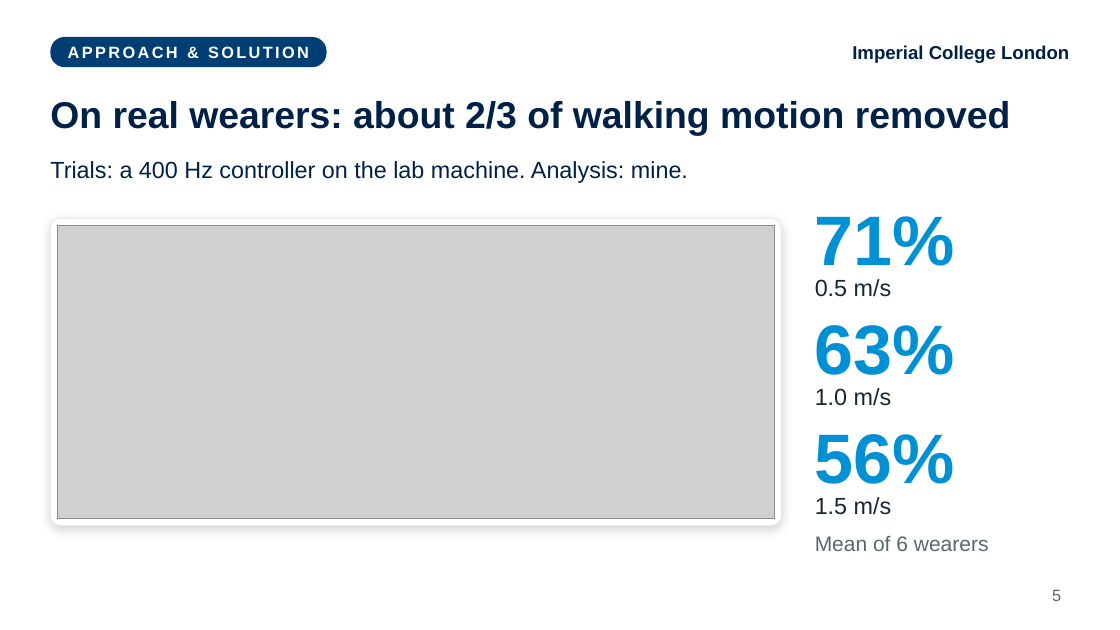
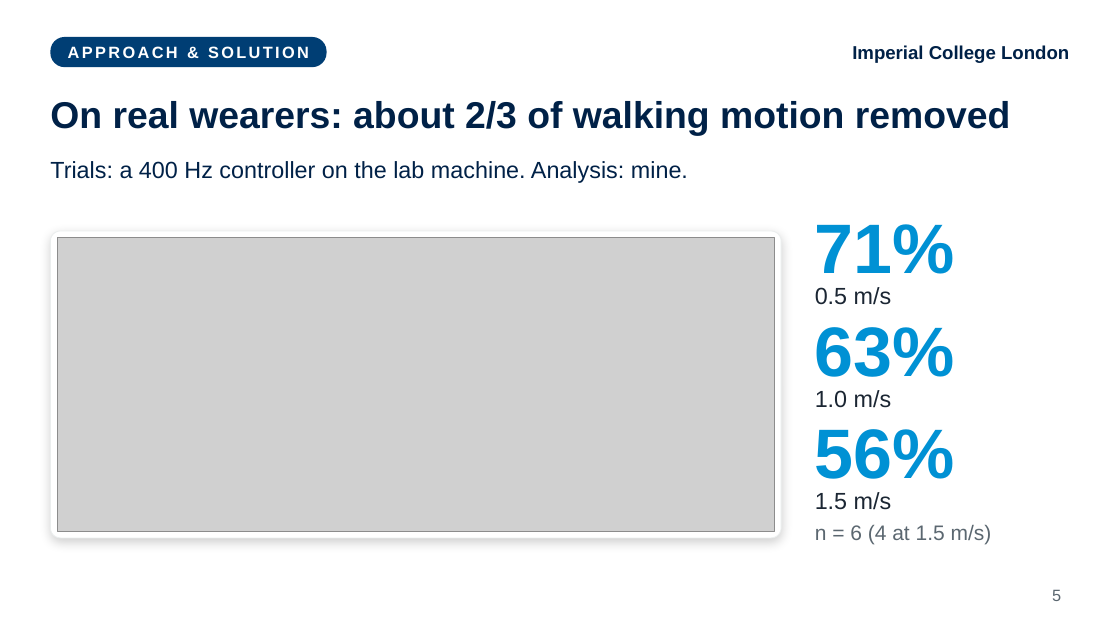
Before and after one commit to fechachris4/HumanSL_MAIN, a slide deck: slide 5 of presentation/World_Stable_Supernumerary_Effectors_Akabueze.pptx. Drawn at 1120x630 pixels with LibreOffice and Linux fonts; fonts in the diff are those of the drawing; grey boxes stand for pictures. Boxes give left, top, right and bottom in pixels: in the first picture for what was removed or moved away, otherwise in the second. Text is boxed around its words. In the diff, an @@ line names an element or a change of style, - is before the commit and + after.

```diff
--- a/presentation/World_Stable_Supernumerary_Effectors_Akabueze.pptx
+++ b/presentation/World_Stable_Supernumerary_Effectors_Akabueze.pptx
@@ rounded rectangle: place and size @@
-rounded rectangle at bbox=[50, 218, 781, 525]
+rounded rectangle at bbox=[50, 231, 781, 538]
@@ picture: place and size @@
-picture at bbox=[57, 225, 775, 518]
+picture at bbox=[57, 238, 775, 531]
@@ text "71%": place and size @@
-text "71%" at bbox=[815, 216, 955, 266]
+text "71%" at bbox=[815, 224, 955, 274]
@@ text "0.5 m/s": place and size @@
-text "0.5 m/s" at bbox=[815, 279, 892, 297]
+text "0.5 m/s" at bbox=[815, 287, 892, 305]
@@ text "56%": place and size @@
-text "56%" at bbox=[815, 434, 955, 484]
+text "56%" at bbox=[815, 429, 955, 479]
@@ text "1.5 m/s": place and size @@
-text "1.5 m/s" at bbox=[815, 497, 892, 515]
+text "1.5 m/s" at bbox=[815, 492, 892, 510]
@@ text at bbox=[815, 525, 992, 545]: text changed @@
-Mean of 6 wearers
+n = 6 (4 at 1.5 m/s)
```
Also in this commit, not shown: 5 other slides changed, 6 other files.
